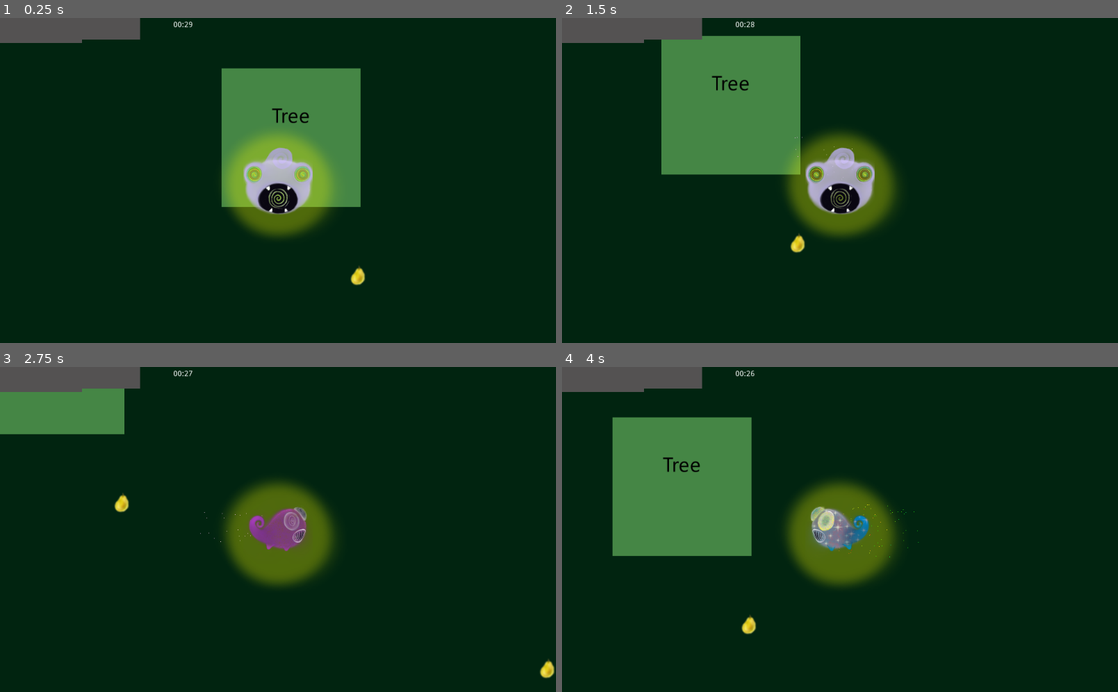
Above: before the commit, frames 1-4 (two rows, left to right).
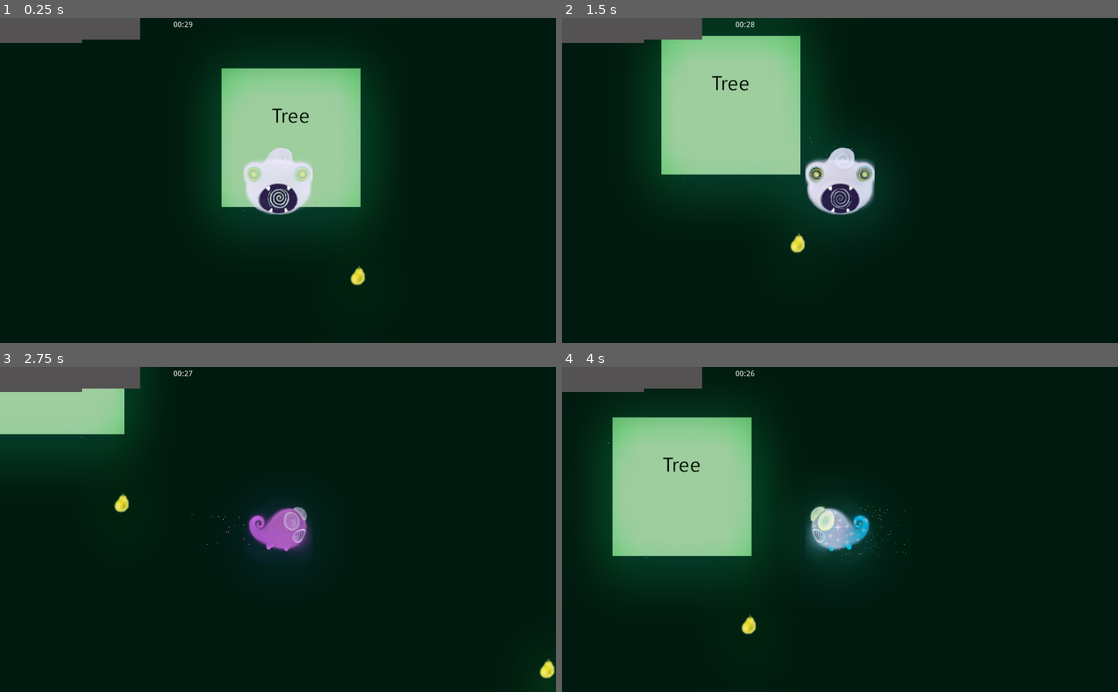
Above: after the commit, the same moments.

Repository: FastLikeAstar/HedgeJam4
Game: Godot game, scene res://level/World.tscn
The game is run twice, just before and just after one commit, with the same random seed, the same clock (stepped at 60 frames per second) and the same inputs.
Inputs:
- Up to frame 1 (0.25 s): no input
- Up to frame 2 (1.5 s): hold D (right) 0.53-1.28 s; tap Space (run_faster) at 0.6, 1.35 s; hold S (down) from 1.28 s (still down)
- Up to frame 3 (2.75 s): release S (down) at 2.03 s; hold D (right) from 2.03 s (still down); tap Space (run_faster) at 2.1 s
- Up to frame 4 (4 s): release D (right) at 2.78 s; hold W (up) 2.78-3.53 s; tap Space (run_faster) at 2.85, 3.6 s; hold A (left) from 3.53 s (still down)

The runs differ from the first frame. In frame 1, 12% of the frame differs, in the area x 39-66%, y 15-81%; in frame 2, 16%; in frame 3, 8.4%; in frame 4, 16%, in the area x 8-65%, y 15-81%.

Commit message:
added some visual effects

Diff:
--- a/level/Tree.gd
+++ b/level/Tree.gd
@@ -27,33 +27,43 @@
 	if treeType == 0:
 		my_random_number = rng.randi_range(0, 1);
 		baseFruitSpawn = 1 + my_random_number;
+		$CPUParticles2D.amount = 30;
 	elif treeType == 1:
 		my_random_number = rng.randi_range(0, 4);
 		baseFruitSpawn = 1 + my_random_number;
+		$CPUParticles2D.amount = 24;
 	elif treeType == 2:
 		my_random_number = rng.randi_range(0, 2);
 		baseFruitSpawn = 2 + my_random_number;
+		$CPUParticles2D.amount = 24;
 	elif treeType == 3:
 		my_random_number = rng.randi_range(0, 2);
 		baseFruitSpawn = 2 + my_random_number;
+		$CPUParticles2D.amount = 18;
 	elif treeType == 4:
 		my_random_number = rng.randi_range(0, 3);
 		baseFruitSpawn = 1 + my_random_number;
+		$CPUParticles2D.amount = 18;
 	elif treeType == 5:
 		my_random_number = rng.randi_range(0, 2);
 		baseFruitSpawn = 1 + my_random_number;
+		$CPUParticles2D.amount = 18;
 	elif treeType == 6:
 		my_random_number = rng.randi_range(0, 3);
 		baseFruitSpawn = 2 + my_random_number;
+		$CPUParticles2D.amount = 12;
 	elif treeType == 7:
 		my_random_number = rng.randi_range(0, 10);
 		baseFruitSpawn = 5 + my_random_number;
+		$CPUParticles2D.amount = 12;
 	elif treeType == 8:
 		my_random_number = rng.randi_range(0, 2);
 		baseFruitSpawn = 1 + my_random_number;
+		$CPUParticles2D.amount = 12;
 	elif treeType == 9:
 		my_random_number = rng.randi_range(0, 5);
 		baseFruitSpawn = 2 + my_random_number;
+		$CPUParticles2D.amount = 12;
 
 	for n in totalFruits:
 		fruit = fruitToSpawn.instance();
--- a/level/Tree.tscn
+++ b/level/Tree.tscn
@@ -1,10 +1,13 @@
-[gd_scene load_steps=4 format=2]
+[gd_scene load_steps=5 format=2]
 
 [ext_resource path="res://tree_placeholder.png" type="Texture" id=1]
 [ext_resource path="res://level/Tree.gd" type="Script" id=2]
 
 [sub_resource type="RectangleShape2D" id=1]
 extents = Vector2( 85.5, 68 )
+
+[sub_resource type="Gradient" id=2]
+colors = PoolColorArray( 1, 1, 1, 1, 1, 1, 1, 0 )
 
 [node name="Node2D" type="StaticBody2D"]
 script = ExtResource( 2 )
@@ -15,3 +18,16 @@
 [node name="CollisionShape2D" type="CollisionShape2D" parent="."]
 position = Vector2( 1.5, 1 )
 shape = SubResource( 1 )
+
+[node name="CPUParticles2D" type="CPUParticles2D" parent="."]
+amount = 18
+lifetime = 1.6
+lifetime_randomness = 0.1
+emission_shape = 2
+emission_rect_extents = Vector2( 136, 136 )
+direction = Vector2( 0, 1 )
+spread = 0.0
+gravity = Vector2( 0, 0 )
+initial_velocity = 10.0
+initial_velocity_random = 1.0
+color_ramp = SubResource( 2 )
--- a/level/World.gd
+++ b/level/World.gd
@@ -18,7 +18,7 @@
 
 # Called when the node enters the scene tree for the first time.
 func _ready():
-	VisualServer.set_default_clear_color(Color("#012410"));
+	VisualServer.set_default_clear_color(Color("#010d09"));
 	# Load the Resource
 	playerScene = load("res://player/Player.tscn");
 	guiScene = load("res://Gui.tscn");
--- a/level/World.tscn
+++ b/level/World.tscn
@@ -1,7 +1,19 @@
-[gd_scene load_steps=7 format=2]
+[gd_scene load_steps=8 format=2]
 
 [ext_resource path="res://level/World.gd" type="Script" id=1]
 [ext_resource path="res://Gui.tscn" type="PackedScene" id=2]
+
+[sub_resource type="Environment" id=6]
+background_mode = 4
+glow_enabled = true
+glow_levels/3 = false
+glow_intensity = 1.4
+glow_strength = 1.3
+glow_bloom = 0.4
+glow_hdr_threshold = 0.93
+glow_hdr_luminance_cap = 7.91
+glow_bicubic_upscale = true
+glow_high_quality = true
 
 [sub_resource type="RectangleShape2D" id=2]
 extents = Vector2( 8202, 10 )
@@ -17,6 +29,9 @@
 
 [node name="World" type="Node2D"]
 script = ExtResource( 1 )
+
+[node name="WorldEnvironment" type="WorldEnvironment" parent="."]
+environment = SubResource( 6 )
 
 [node name="Hud" parent="." instance=ExtResource( 2 )]
 
--- a/player/Player.tscn
+++ b/player/Player.tscn
@@ -63,6 +63,7 @@
 shape = SubResource( 1 )
 
 [node name="Sprite" type="Sprite" parent="."]
+visible = false
 self_modulate = Color( 1, 1, 1, 0.321569 )
 texture = ExtResource( 4 )
 
@@ -97,7 +98,7 @@
 [node name="AnimatedSprite" type="AnimatedSprite" parent="."]
 frames = SubResource( 3 )
 animation = "idle_down"
-frame = 3
+frame = 1
 playing = true
 
 [connection signal="timeout" from="DashTimer" to="." method="_on_DashTimer_timeout"]
